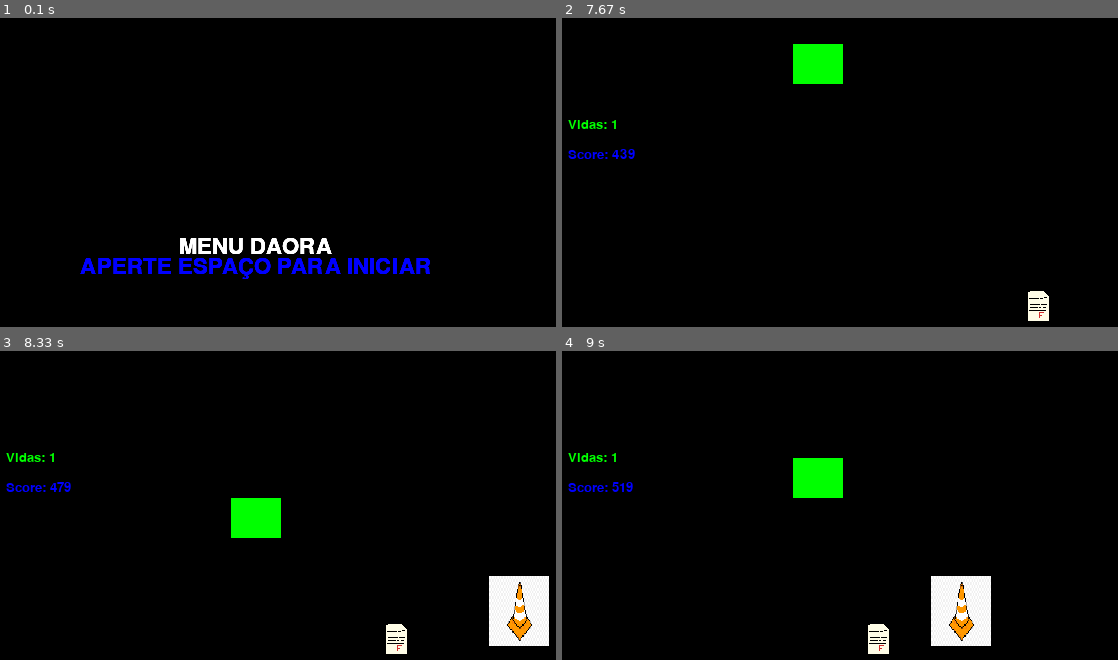
Above: before the commit, frames 1-4 (two rows, left to right).
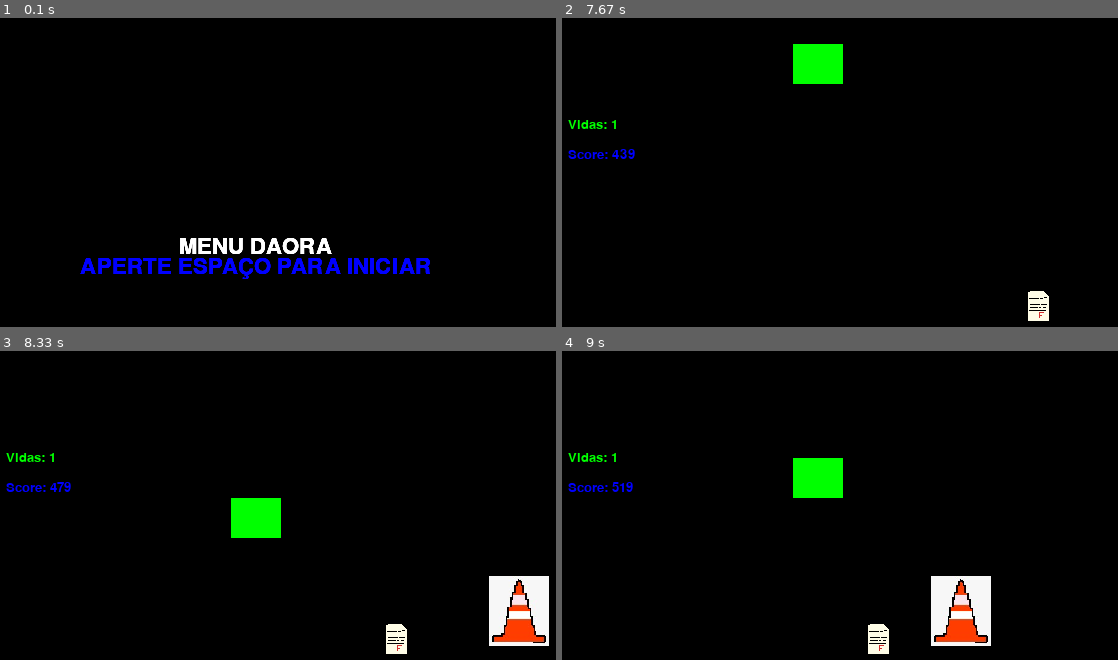
Above: after the commit, the same moments.

Repository: pedrofracassi/insper-dessoft-projeto-final
Game: pygame game, started from main.py
Same seed, same stepped clock (60 frames per second), same inputs: the game is played once before the commit and once after it.
Inputs:
- Up to frame 1 (0.1 s): no input
- Up to frame 2 (7.67 s): tap Space at 0.33, 1.23, 1.53, 1.73, 2.03, 2.23, 2.53, 2.8, 3.97, 4.27, 5.03, 5.33, 5.53, 5.83, 6.03, 6.37, 6.67, 6.87, 7.17 s
- Up to frame 3 (8.33 s): tap Space at 8.2 s
- Up to frame 4 (9 s): no input

Frames 1-2 are identical in both runs. In frame 3, 0.8% of the frame differs, in the area x 88-99%, y 73-95%; in frame 4, 0.8%.

Commit message:
atualizando o cone

Diff:
--- a/stages/obs2.py
+++ b/stages/obs2.py
@@ -15,7 +15,7 @@
 class x(pygame.sprite.Sprite):
   def __init__(self):
     pygame.sprite.Sprite.__init__(self)
-    a = pygame.image.load('stages/cone.png').convert()
+    a = pygame.image.load('stages/cone.jpg').convert()
     coninho = pygame.transform.scale(a, (60, 70))
     self.image = coninho
     self.rect = self.image.get_rect()
Binary file added: stages/cone.jpg
Binary file removed: stages/cone.png
